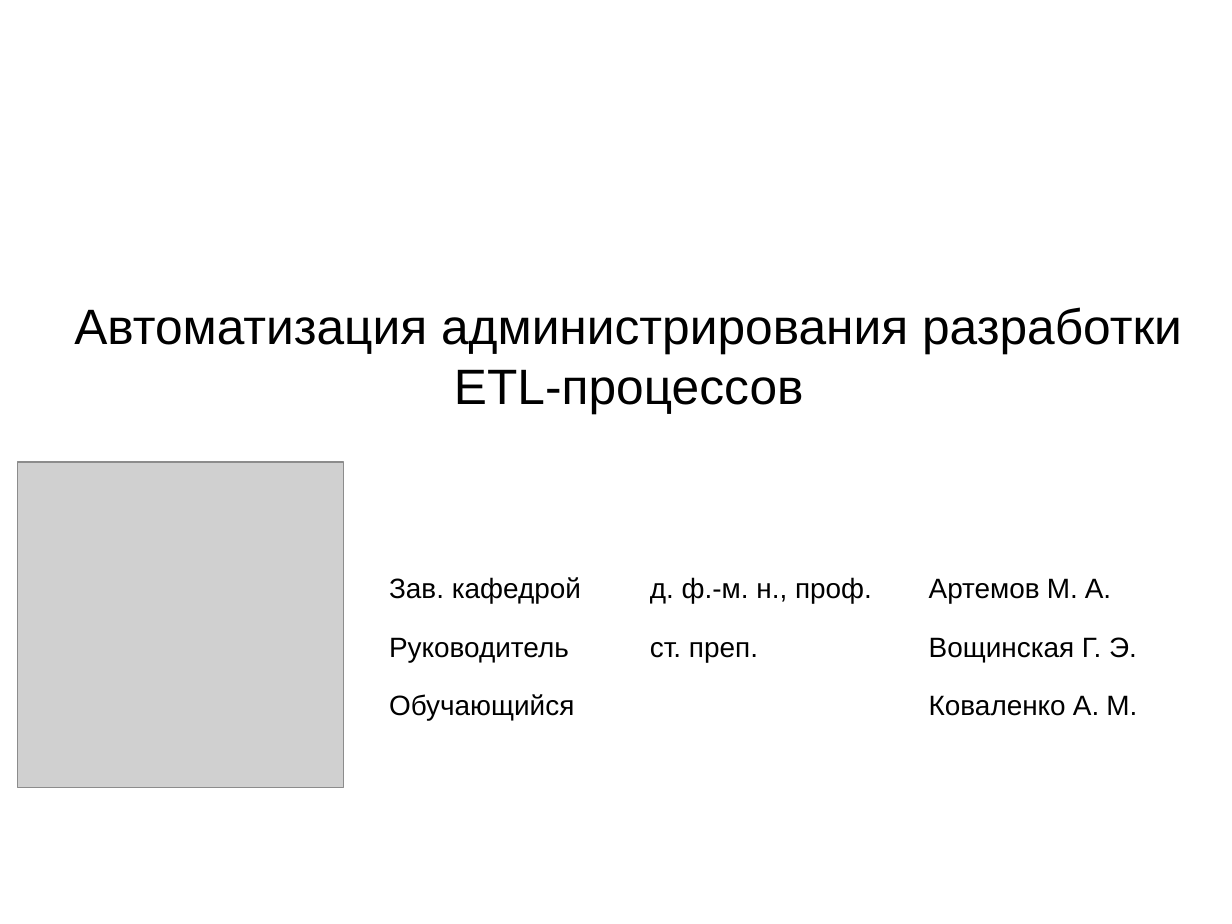
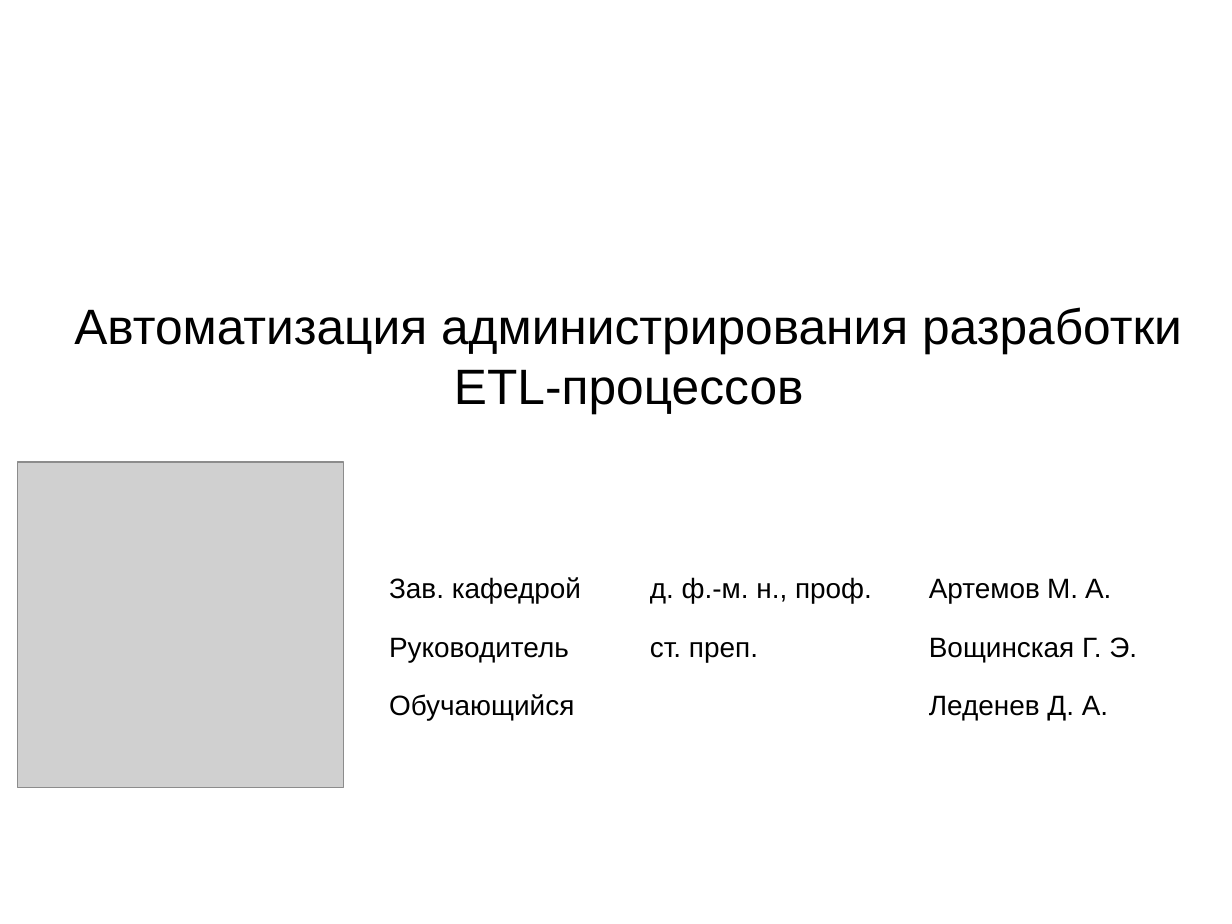
Before and after one commit to ledenevdmitry/CoreApp, a slide deck: slide 1 of LedenevDiplom.ppt. Drawn at 1232x924 pixels with LibreOffice and Linux fonts; fonts in the diff are those of the drawing; grey boxes stand for pictures. Boxes give left, top, right and bottom in pixels: in the first picture for what was removed or moved away, otherwise in the second. Text is boxed around its words. In the diff, an @@ line names an element or a change of style, - is before the commit and + after.

```diff
--- a/LedenevDiplom.ppt
+++ b/LedenevDiplom.ppt
@@ table at (378, 568, 1196, 745) @@
-row 3, column 3: Коваленко А. М.
+row 3, column 3: Леденев Д. А.
```
Also in this commit, not shown: 10 other slides changed, 3 slides added, 5 slides removed, 3 other files.
